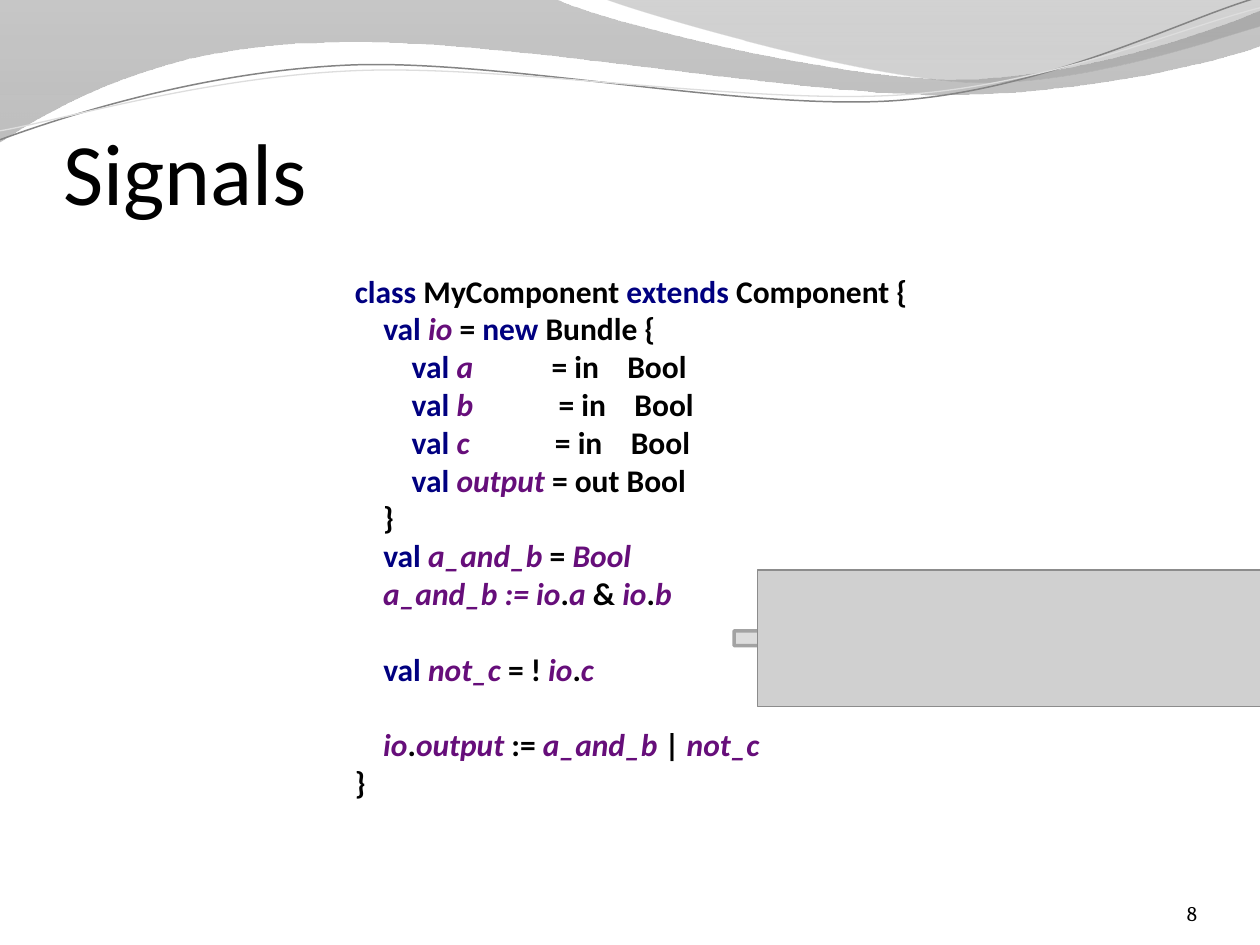
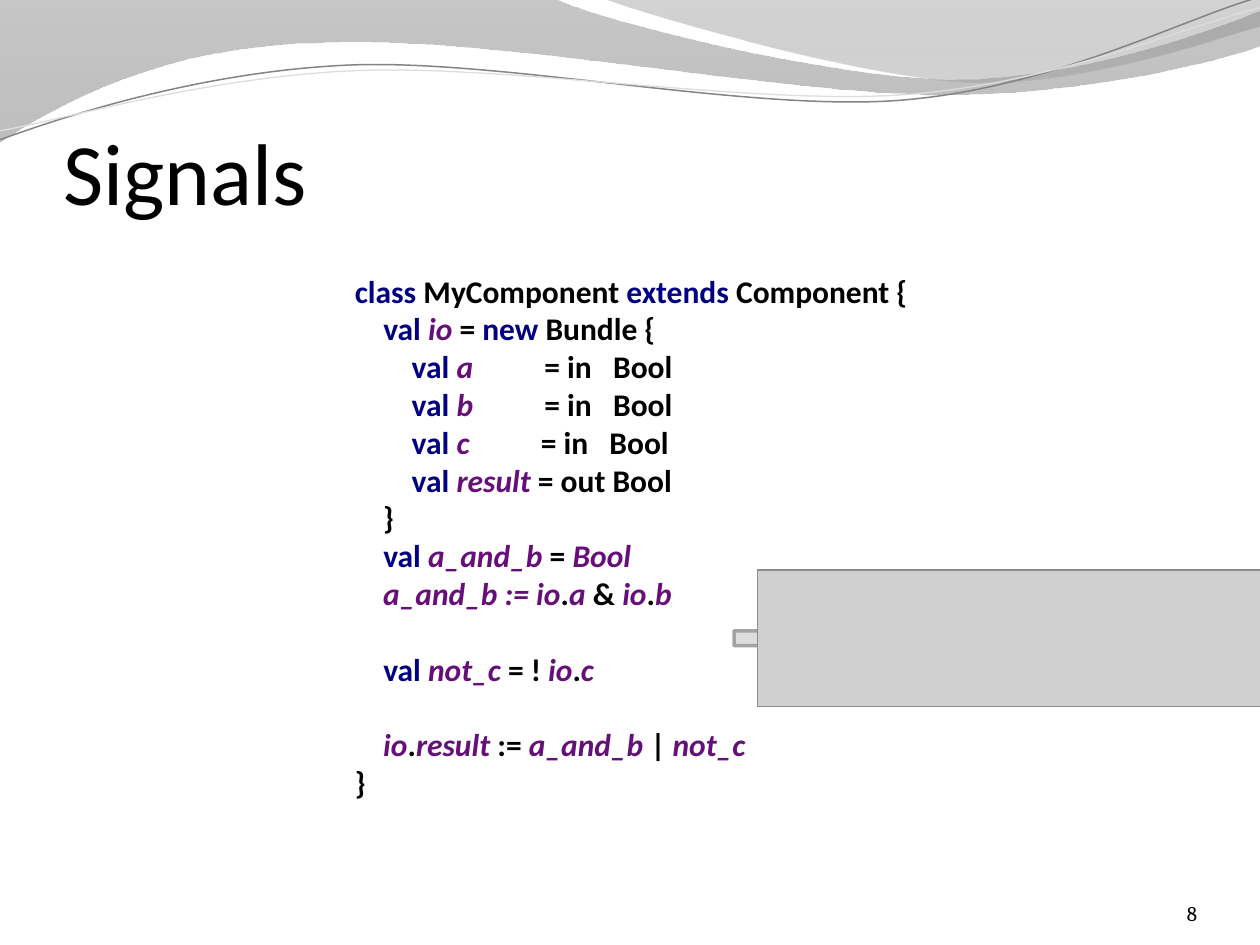
Before and after one commit to SpinalHDL/SpinalDoc, a slide deck: slide 8 of presentation/en/presentation.pptx. Drawn at 1260x945 pixels with LibreOffice and Linux fonts; fonts in the diff are those of the drawing; grey boxes stand for pictures; background and template pictures are left out. Boxes give left, top, right and bottom in pixels: in the first picture for what was removed or moved away, otherwise in the second. Text is boxed around its words. In the diff, an @@ line names an element or a change of style, - is before the commit and + after.

```diff
--- a/presentation/en/presentation.pptx
+++ b/presentation/en/presentation.pptx
@@ text at [355,281,889,572]: text changed @@
-class MyComponent extends Component {
-val io = new Bundle {
-val a = in Bool
-val b = in Bool
-val c = in Bool
-val output = out Bool
-}
-val a_and_b = Bool
+class MyComponent extends Component {
+val io = new Bundle {
+val a = in Bool
+val b = in Bool
+val c = in Bool
+val result = out Bool
+}
+val a_and_b = Bool
@@ text at [383,734,746,761]: text changed @@
-io.output := a_and_b | not_c
-}
+io.result := a_and_b | not_c
+}
```
Also in this commit, not shown: 12 other slides changed, 1 other file.
